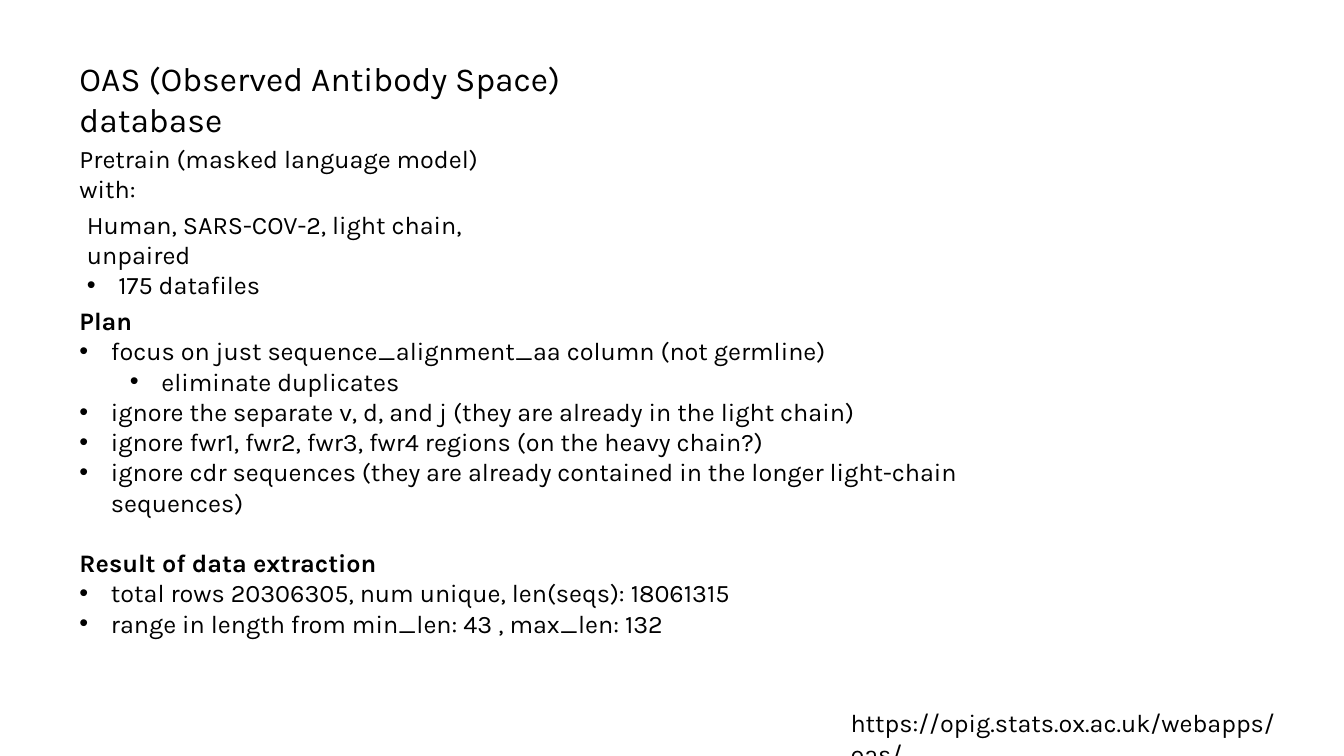
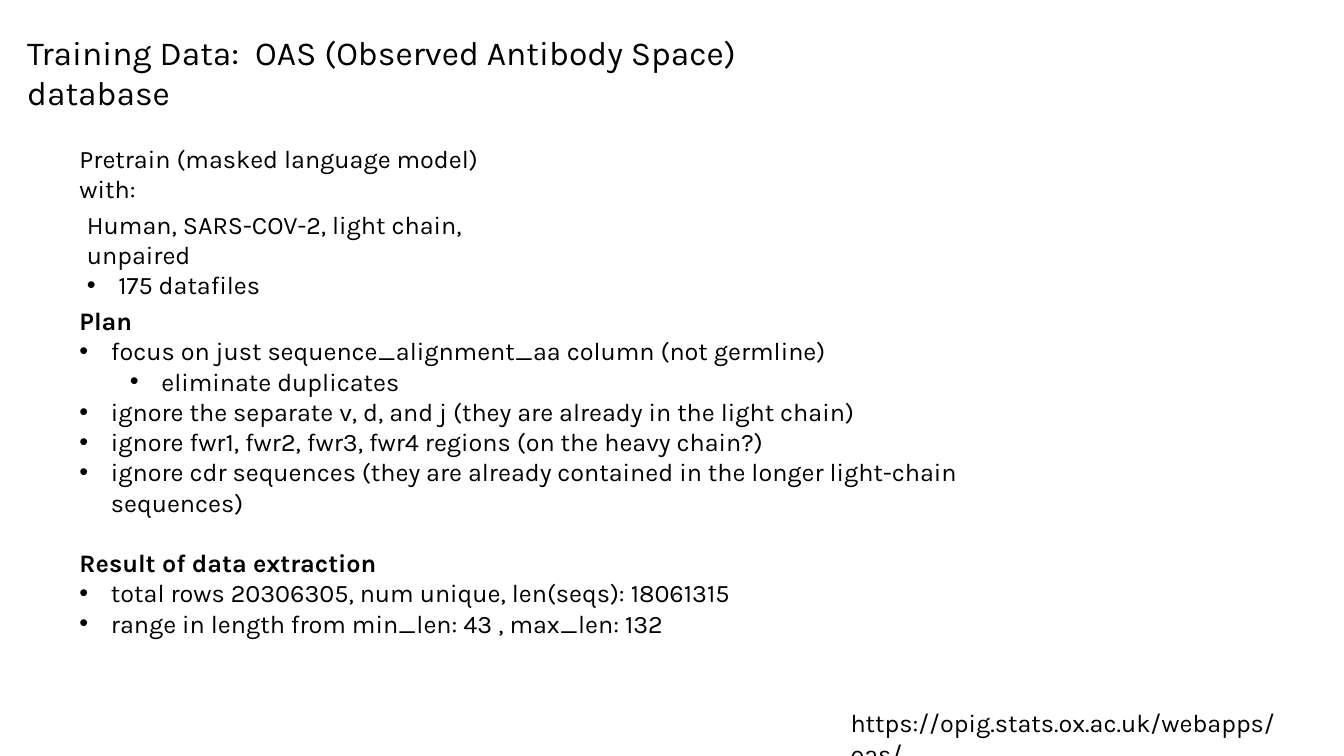
Before and after one commit to planaria158/BERT, a slide deck: slide 4 of Experiments.pptx (slide 2 before the commit). Drawn at 1344x756 pixels with LibreOffice and Linux fonts; fonts in the diff are those of the drawing. Boxes give left, top, right and bottom in pixels: in the first picture for what was removed or moved away, otherwise in the second. Text is boxed around its words. In the diff, an @@ line names an element or a change of style, - is before the commit and + after.

```diff
--- a/Experiments.pptx
+++ b/Experiments.pptx
@@ text at box(27, 40, 736, 106): text changed @@
-OAS (Observed Antibody Space) database
+Training Data: OAS (Observed Antibody Space) database
```
Also in this commit, not shown: 3 other slides changed, 6 slides added, 2 slides removed.
